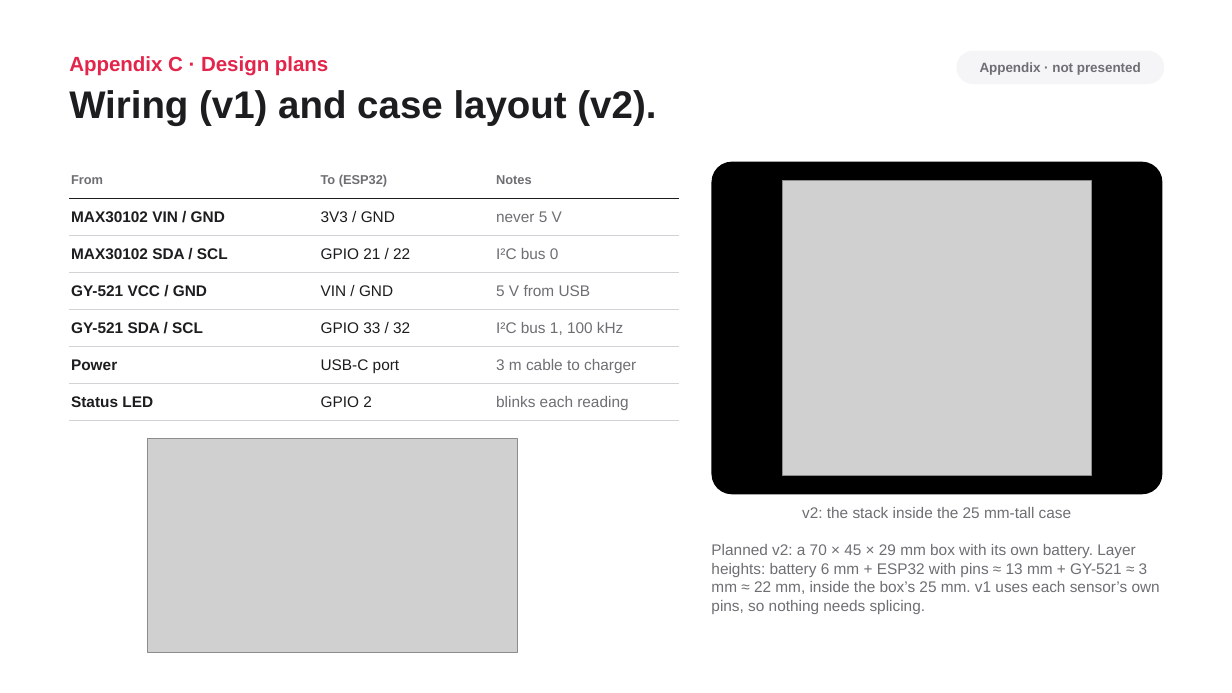
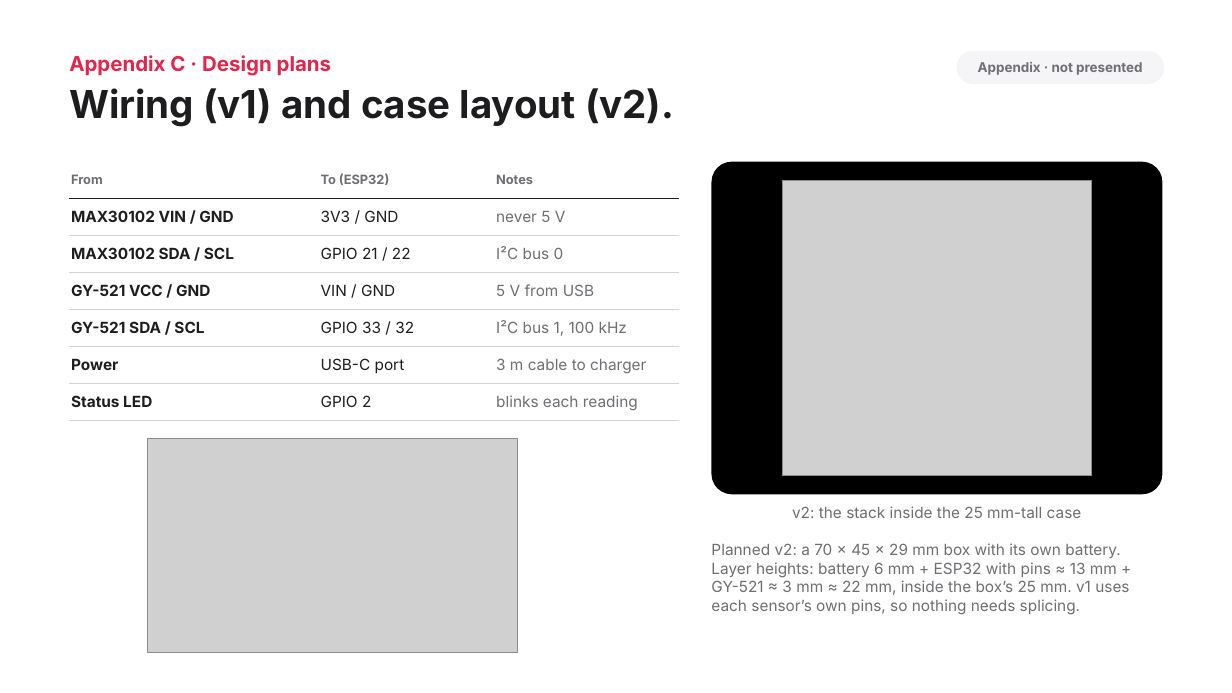
Before and after one commit to gabrielamamanestudent-wq/teetomivV2, a slide deck: slide 17 of science-fair/night-signal/Night_Signal_Presentation.pptx. Drawn at 1232x693 pixels with LibreOffice and Linux fonts; fonts in the diff are those of the drawing; grey boxes stand for pictures. Boxes give left, top, right and bottom in pixels: in the first picture for what was removed or moved away, otherwise in the second. Text is boxed around its words. In the diff, an @@ line names an element or a change of style, - is before the commit and + after.

```diff
--- a/science-fair/night-signal/Night_Signal_Presentation.pptx
+++ b/science-fair/night-signal/Night_Signal_Presentation.pptx
@@ table at [69,162,679,414] @@
@@ font Arial to Inter @@
@@ font Arial to Inter in 5 elements at [978,62,1143,75], [69,55,332,76], [69,88,674,127], [792,506,1082,518], [711,543,1129,615] @@
```
Also in this commit, not shown: 18 other slides changed, 15 other files.
